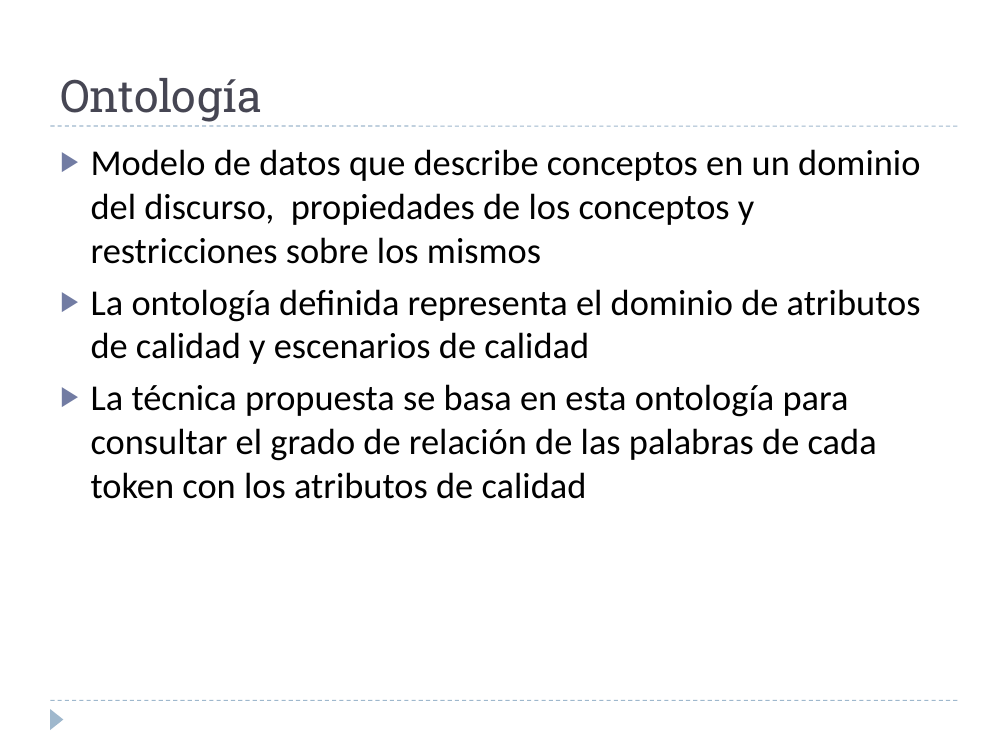
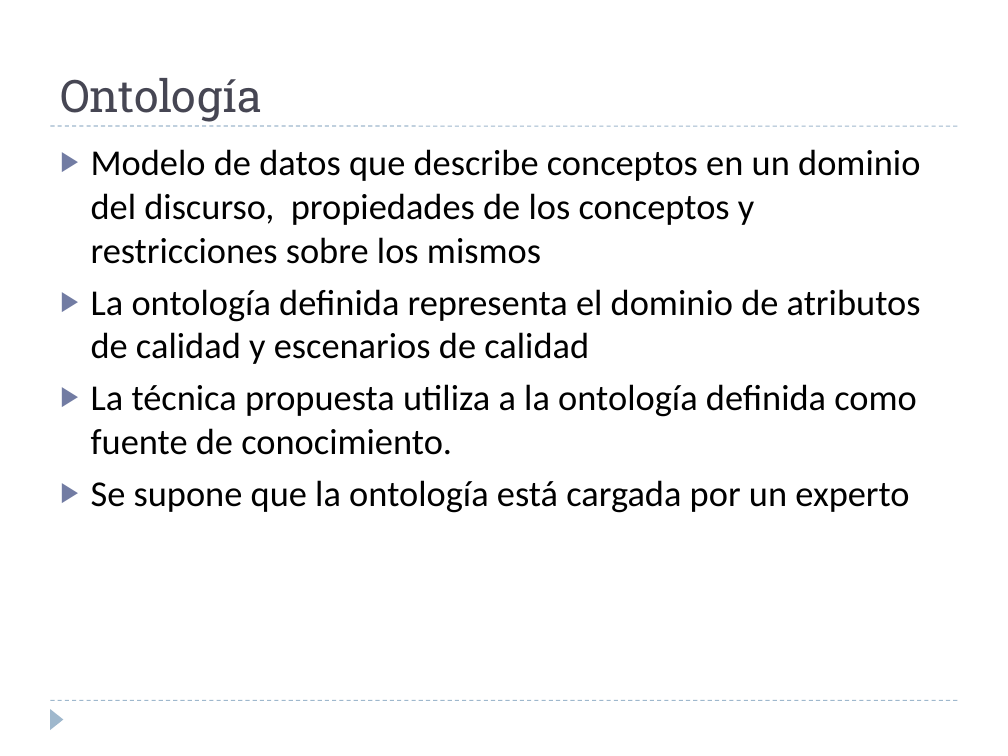
Before and after one commit to alejandrorago/qatesis2, a slide deck: slide 18 of Capitulos Finales/FilminasV0.2.pptx. Drawn at 1008x756 pixels with LibreOffice and Linux fonts; fonts in the diff are those of the drawing; background and template pictures are left out. Boxes give left, top, right and bottom in pixels: in the first picture for what was removed or moved away, otherwise in the second. Text is boxed around its words. In the diff, an @@ line names an element or a change of style, - is before the commit and + after.

```diff
--- a/Capitulos Finales/FilminasV0.2.pptx
+++ b/Capitulos Finales/FilminasV0.2.pptx
@@ text at [91, 384, 917, 513]: text changed @@
-▶ La técnica propuesta se basa en esta ontología para consultar el grado de relación de las palabras de cada token con los atributos de calidad
+▶ La técnica propuesta utiliza a la ontología definida como fuente de conocimiento.
+▶ Se supone que la ontología está cargada por un experto
```
